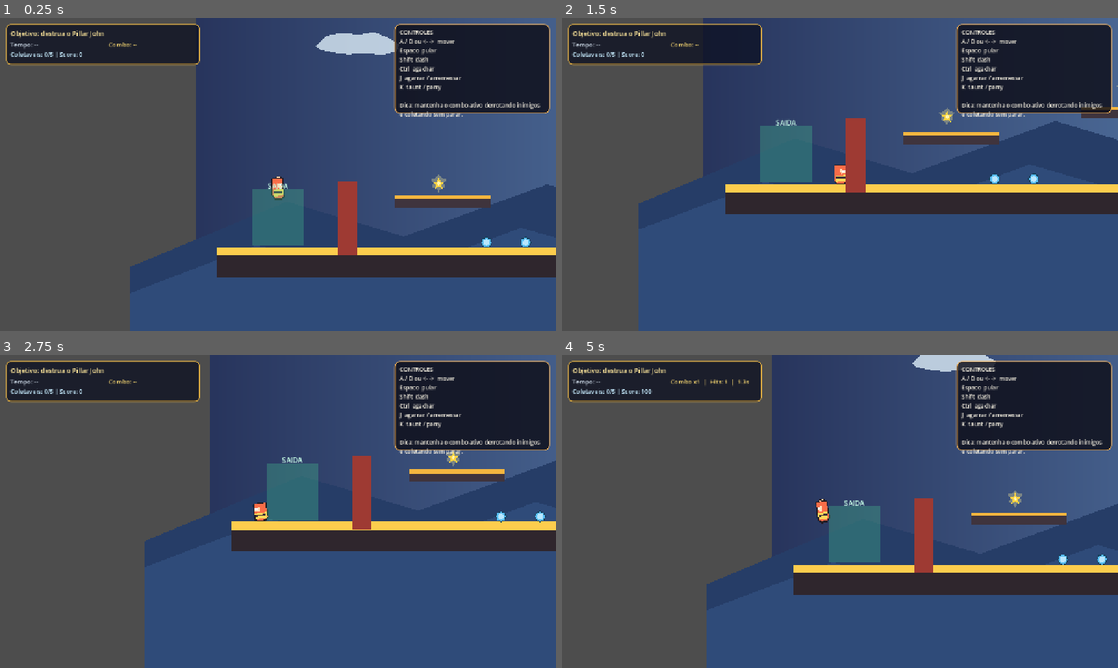
Above: before the commit, frames 1-4 (two rows, left to right).
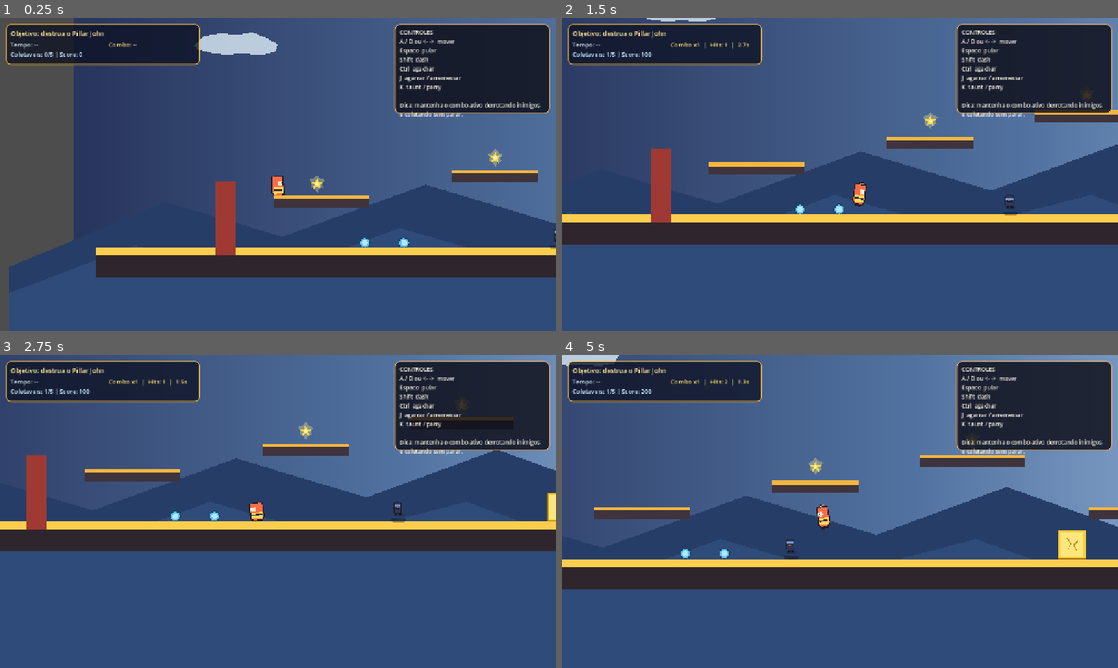
Above: after the commit, the same moments.

Repository: wvianna/game-pizza-tower-godot
Game: Godot game, scene res://scenes/levels/level_01.tscn
Same seed, same stepped clock (60 frames per second), same inputs: the game is played once before the commit and once after it.
Inputs:
- Up to frame 1 (0.25 s): no input
- Up to frame 2 (1.5 s): hold Ctrl (crouch) 0.53-1.28 s; hold D (move_right) from 0.53 s (still down); tap Space (jump) at 0.77 s; tap Shift (dash) at 1.35 s
- Up to frame 3 (2.75 s): tap Space (jump) at 1.52 s; release D (move_right) at 2.03 s; hold A (move_left) from 2.03 s (still down); tap J (grab_throw) at 2.1 s
- Up to frame 4 (5 s): release A (move_left) at 2.78 s; hold D (move_right) 2.78-4.28 s; tap K (taunt_parry) at 2.85 s; tap Space (jump) at 3.02, 3.77, 4.52 s; tap F8 (telemetry_export) at 3.6 s; hold A (move_left) from 4.28 s (still down); tap Z at 4.35 s

The runs differ from the first frame. In frame 1, 28% of the frame differs, in the area x 1-100%, y 0-100%; in frame 2, 58%; in frame 3, 48%; in frame 4, 60%, in the area x 0-100%, y 0-100%.

Commit message:
feat: update player positions in levels, enhance movement logic, and improve interaction anchors

Diff:
--- a/scenes/levels/level_01.tscn
+++ b/scenes/levels/level_01.tscn
@@ -87,7 +87,7 @@
 polygon = PackedVector2Array(-84, 2, -65, -17, -28, -22, 2, -18, 32, -26, 60, -18, 86, -4, 78, 14, 48, 18, 10, 16, -22, 20, -54, 16, -78, 9)
 
 [node name="Player" parent="." instance=ExtResource("2_player")]
-position = Vector2(140, 470)
+position = Vector2(420, 470)
 
 [node name="Floor" type="StaticBody2D" parent="."]
 position = Vector2(1120, 700)
@@ -160,7 +160,7 @@
 polygon = PackedVector2Array(-90, -14, 90, -14, 90, -6, -90, -6)
 
 [node name="ExitArea" type="Area2D" parent="."]
-position = Vector2(140, 596)
+position = Vector2(2060, 596)
 
 [node name="CollisionShape2D" type="CollisionShape2D" parent="ExitArea"]
 shape = SubResource("6")
--- a/scenes/levels/level_02.tscn
+++ b/scenes/levels/level_02.tscn
@@ -85,7 +85,7 @@
 polygon = PackedVector2Array(-80, 2, -62, -16, -25, -22, 4, -19, 32, -25, 58, -18, 84, -3, 76, 13, 46, 18, 9, 16, -20, 19, -50, 15, -74, 9)
 
 [node name="Player" parent="." instance=ExtResource("2_player")]
-position = Vector2(140, 500)
+position = Vector2(430, 500)
 
 [node name="Floor" type="StaticBody2D" parent="."]
 position = Vector2(1220, 730)
@@ -172,7 +172,7 @@
 polygon = PackedVector2Array(-85, -14, 85, -14, 85, -6, -85, -6)
 
 [node name="ExitArea" type="Area2D" parent="."]
-position = Vector2(145, 620)
+position = Vector2(2280, 620)
 
 [node name="CollisionShape2D" type="CollisionShape2D" parent="ExitArea"]
 shape = SubResource("5")
--- a/scenes/levels/level_03.tscn
+++ b/scenes/levels/level_03.tscn
@@ -88,7 +88,7 @@
 polygon = PackedVector2Array(-88, 2, -68, -18, -30, -24, 3, -19, 35, -27, 64, -18, 89, -3, 81, 14, 50, 19, 12, 17, -22, 20, -56, 16, -80, 9)
 
 [node name="Player" parent="." instance=ExtResource("2_player")]
-position = Vector2(150, 500)
+position = Vector2(440, 500)
 
 [node name="Floor" type="StaticBody2D" parent="."]
 position = Vector2(1260, 740)
@@ -189,7 +189,7 @@
 polygon = PackedVector2Array(-105, -14, 105, -14, 105, -6, -105, -6)
 
 [node name="ExitArea" type="Area2D" parent="."]
-position = Vector2(150, 626)
+position = Vector2(2460, 626)
 
 [node name="CollisionShape2D" type="CollisionShape2D" parent="ExitArea"]
 shape = SubResource("5")
--- a/scripts/components/move_component.gd
+++ b/scripts/components/move_component.gd
@@ -4,9 +4,14 @@
 @export var max_speed := 320.0
 @export var acceleration := 1800.0
 @export var deceleration := 2200.0
+@export var run_multiplier := 1.35
 
-func compute_horizontal_velocity(current_velocity_x: float, input_axis: float, delta: float) -> float:
+func compute_horizontal_velocity(current_velocity_x: float, input_axis: float, delta: float, is_on_floor_state: bool = true) -> float:
 	if absf(input_axis) > 0.01:
-		return move_toward(current_velocity_x, input_axis * max_speed, acceleration * delta)
+		var target_speed := max_speed
+		if is_on_floor_state:
+			target_speed *= run_multiplier
+
+		return move_toward(current_velocity_x, input_axis * target_speed, acceleration * delta)
 
 	return move_toward(current_velocity_x, 0.0, deceleration * delta)
--- a/scripts/game/level_controller.gd
+++ b/scripts/game/level_controller.gd
@@ -220,6 +220,7 @@
 	_emit_audio("pillar_break")
 	_set_escape_text()
 	_update_hud_labels()
+	_try_complete_if_player_in_exit()
 
 func _on_enemy_defeated(points: int, reason: String) -> void:
 	_register_action(points, "enemy_%s" % reason)
@@ -294,7 +295,7 @@
 
 func _set_escape_text() -> void:
 	if objective_label:
-		objective_label.text = "PIZZA TIME! Volte para a entrada!"
+		objective_label.text = "PIZZA TIME! Entre na porta para avancar!"
 
 func _update_hud_labels() -> void:
 	if timer_label:
@@ -314,3 +315,12 @@
 
 func _emit_audio(event_name: String) -> void:
 	get_tree().call_group("audio_director", "play_sfx", event_name)
+
+func _try_complete_if_player_in_exit() -> void:
+	if exit_area == null:
+		return
+
+	for body in exit_area.get_overlapping_bodies():
+		if body != null and body.is_in_group("player"):
+			_complete_level()
+			return
--- a/scripts/player/player.gd
+++ b/scripts/player/player.gd
@@ -22,11 +22,15 @@
 var _animation_time := 0.0
 var _hit_stun_left := 0.0
 var _taunt_anim_left := 0.0
+var _hold_anchor_base_position := Vector2.ZERO
+var _grab_area_base_position := Vector2.ZERO
 
 func _ready() -> void:
 	InputBootstrap.ensure_default_actions()
 	add_to_group("player")
 	telemetry_component.start_session()
+	_hold_anchor_base_position = hold_anchor.position
+	_grab_area_base_position = grab_area.position
 	_load_character_texture()
 	_was_on_floor = is_on_floor()
 
@@ -39,15 +43,16 @@
 
 	if _hit_stun_left <= 0.0:
 		input_axis = Input.get_axis("move_left", "move_right")
+		if absf(input_axis) > 0.01:
+			_facing_direction = -1 if input_axis < 0.0 else 1
+		_update_interaction_anchors(delta)
 		_handle_grab_throw_input()
 		_handle_taunt_parry_input()
 	else:
 		_hit_stun_left = maxf(_hit_stun_left - delta, 0.0)
 		dash_component.reset_dash()
+		_update_interaction_anchors(delta)
 		velocity.x = move_toward(velocity.x, 0.0, move_component.deceleration * delta)
-
-	if absf(input_axis) > 0.01:
-		_facing_direction = -1 if input_axis < 0.0 else 1
 
 	if _hit_stun_left <= 0.0:
 		dash_component.update_dash(delta, Input.is_action_pressed("dash"), input_axis, _facing_direction)
@@ -62,7 +67,7 @@
 		var dash_target_speed := dash_component.get_target_speed(move_component.max_speed) * float(dash_direction)
 		velocity.x = move_toward(velocity.x, dash_target_speed, dash_component.get_dash_acceleration() * delta)
 	elif _hit_stun_left <= 0.0:
-		velocity.x = move_component.compute_horizontal_velocity(velocity.x, input_axis, delta)
+		velocity.x = move_component.compute_horizontal_velocity(velocity.x, input_axis, delta, is_on_floor())
 	else:
 		velocity.x = move_toward(velocity.x, 0.0, move_component.deceleration * delta)
 
@@ -233,6 +238,17 @@
 func _emit_audio(event_name: String) -> void:
 	get_tree().call_group("audio_director", "play_sfx", event_name)
 
+func _update_interaction_anchors(delta: float) -> void:
+	if hold_anchor == null or grab_area == null:
+		return
+
+	var target_hold_x := absf(_hold_anchor_base_position.x) * float(_facing_direction)
+	var target_grab_x := absf(_grab_area_base_position.x) * float(_facing_direction)
+	var blend := clampf(delta * 26.0, 0.0, 1.0)
+
+	hold_anchor.position.x = lerpf(hold_anchor.position.x, target_hold_x, blend)
+	grab_area.position.x = lerpf(grab_area.position.x, target_grab_x, blend)
+
 func _load_character_texture() -> void:
 	if character_sprite == null:
 		return
Not shown, changed: docs/relatorios/validacao-automatica.md
